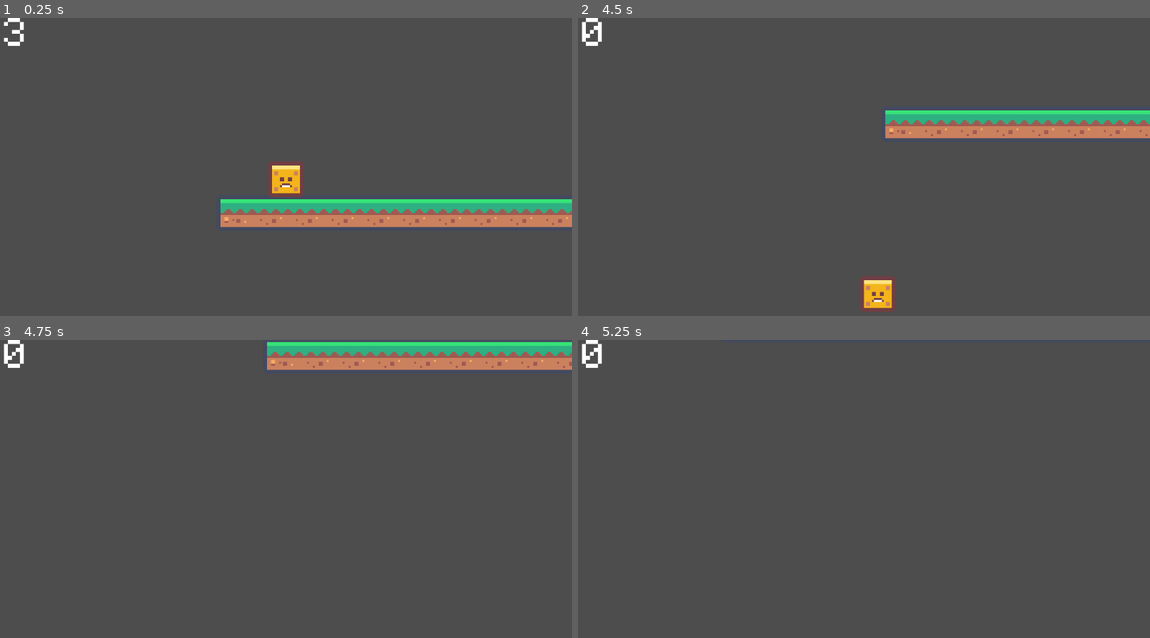
Above: before the commit, frames 1-4 (two rows, left to right).
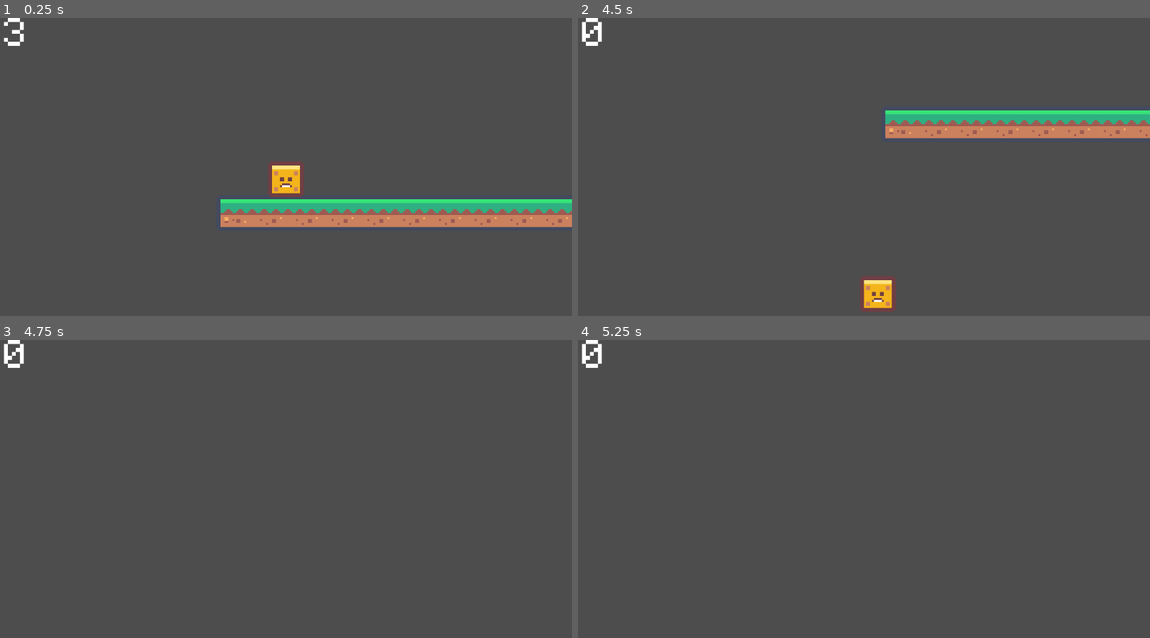
Above: after the commit, the same moments.

Repository: AadiCJ/dashGame
Game: Godot game, scene res://scenes/game.tscn
Same seed, same stepped clock (60 frames per second), same inputs: the game is played once before the commit and once after it. This scene is started directly instead of the project's main scene.
Inputs (mouse positions are in pixels of both pictures, inside the frame that each line leads up to):
- Up to frame 1 (0.25 s): no input
- Up to frame 2 (4.5 s): move the mouse to (835, 244) at 0.52 s; hold D (move_right) 0.53-2.03 s; click (835, 244) at 0.6 s; tap Space (jump) at 0.77, 1.52, 3.02, 3.77 s; move the mouse to (1035, 226) at 1.27 s; click (1035, 226) at 1.35 s; move the mouse to (692, 131) at 2.02 s; hold Left (move_left) 2.03-4.28 s; click (692, 131) at 2.1 s; move the mouse to (892, 178) at 2.77 s; click (892, 178) at 2.85 s; move the mouse to (778, 98) at 3.52 s; click (778, 98) at 3.6 s; move the mouse to (989, 164) at 4.27 s; hold D (move_right) from 4.28 s (still down); click (989, 164) at 4.35 s
- Up to frame 3 (4.75 s): keep holding D (move_right); tap Space (jump) at 4.52 s
- Up to frame 4 (5.25 s): keep holding D (move_right); move the mouse to (749, 515) at 5.02 s; click (749, 515) at 5.1 s

Frames 1-2 are identical in both runs. In frame 3, 5.0% of the frame differs, in the area x 46-100%, y 0-11%; in frame 4, less than 0.1%.

Commit message:
Update game.tscn
removed the camera that's it

Diff:
--- a/scenes/game.tscn
+++ b/scenes/game.tscn
@@ -12,12 +12,6 @@
 [node name="Player" parent="." instance=ExtResource("1_lnu2h")]
 position = Vector2(-1, -9)
 
-[node name="Camera2D" type="Camera2D" parent="Player"]
-zoom = Vector2(4, 4)
-limit_bottom = 180
-limit_smoothed = true
-position_smoothing_enabled = true
-
 [node name="TileMapLayer" type="TileMapLayer" parent="."]
 tile_map_data = PackedByteArray("AAD+/wAAAgABAAAAAAD//wAAAgACAAAAAAAAAAAAAgACAAAAAAABAAAAAgACAAAAAAACAAAAAgACAAAAAAADAA …(368 unchanged characters)…
 tile_set = ExtResource("4_iywne")
